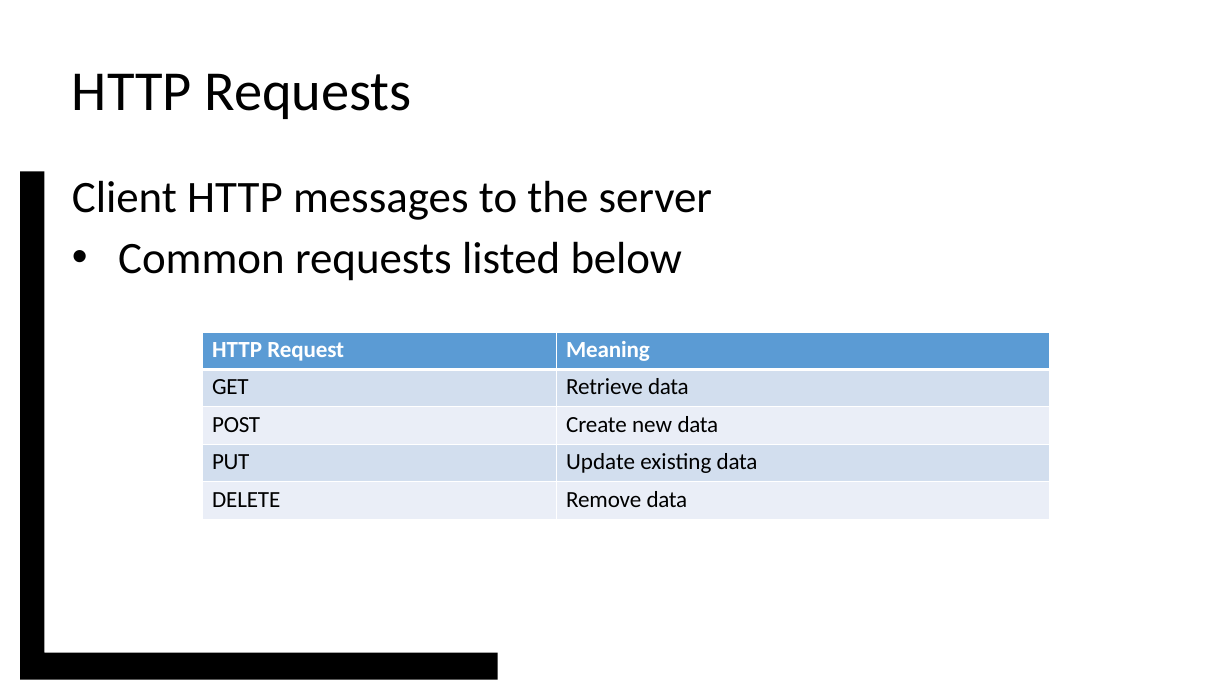
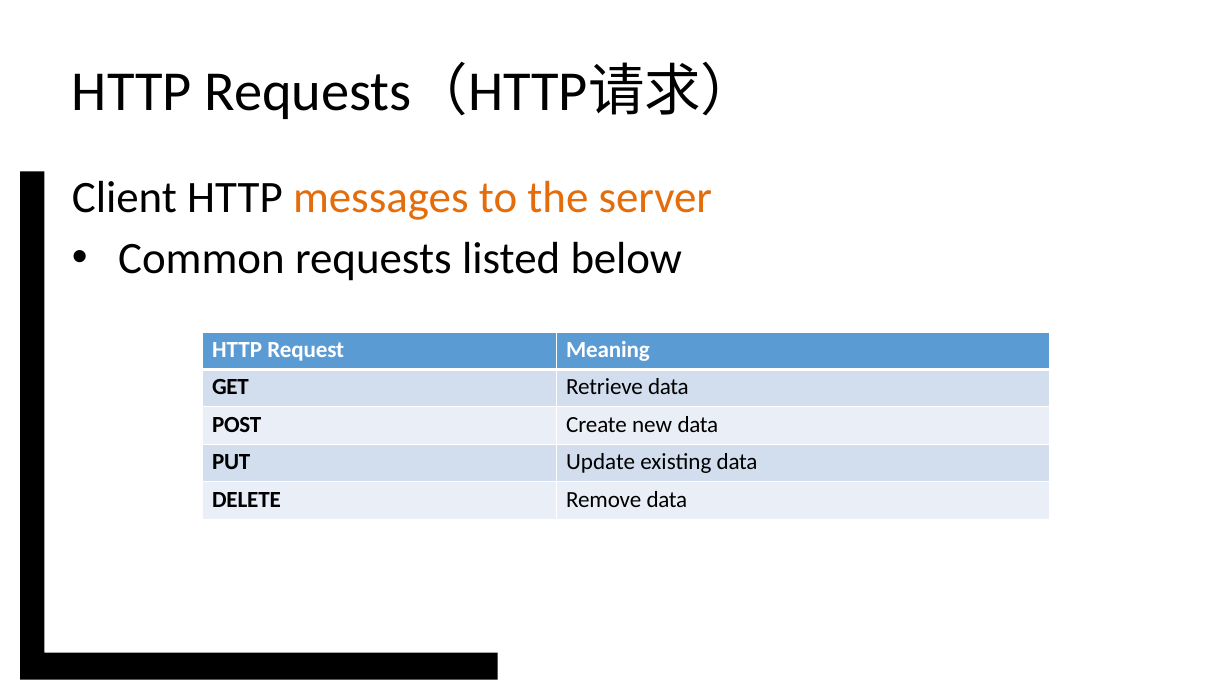
Before and after one commit to vcboy1/Leeds, a slide deck: slide 7 of 26fall/1850/Note/w1.8_s2.pptx. Drawn at 1232x693 pixels with LibreOffice and Linux fonts; fonts in the diff are those of the drawing; background and template pictures are left out. Boxes give left, top, right and bottom in pixels: in the first picture for what was removed or moved away, otherwise in the second. Text is boxed around its words. In the diff, an @@ line names an element or a change of style, - is before the commit and + after.

```diff
--- a/26fall/1850/Note/w1.8_s2.pptx
+++ b/26fall/1850/Note/w1.8_s2.pptx
@@ title at [72,63,757,119]: text changed @@
-HTTP Requests
+HTTP Requests（HTTP请求）
@@ text at [72,180,712,220]: text colour #000000 to #E46C0A in "messages to the server" @@
@@ table at [202,332,1050,518] @@
@@ bold on in "GET", "POST", "PUT", "DELETE" @@
```
Also in this commit, not shown: 12 other slides changed, 32 other files.
